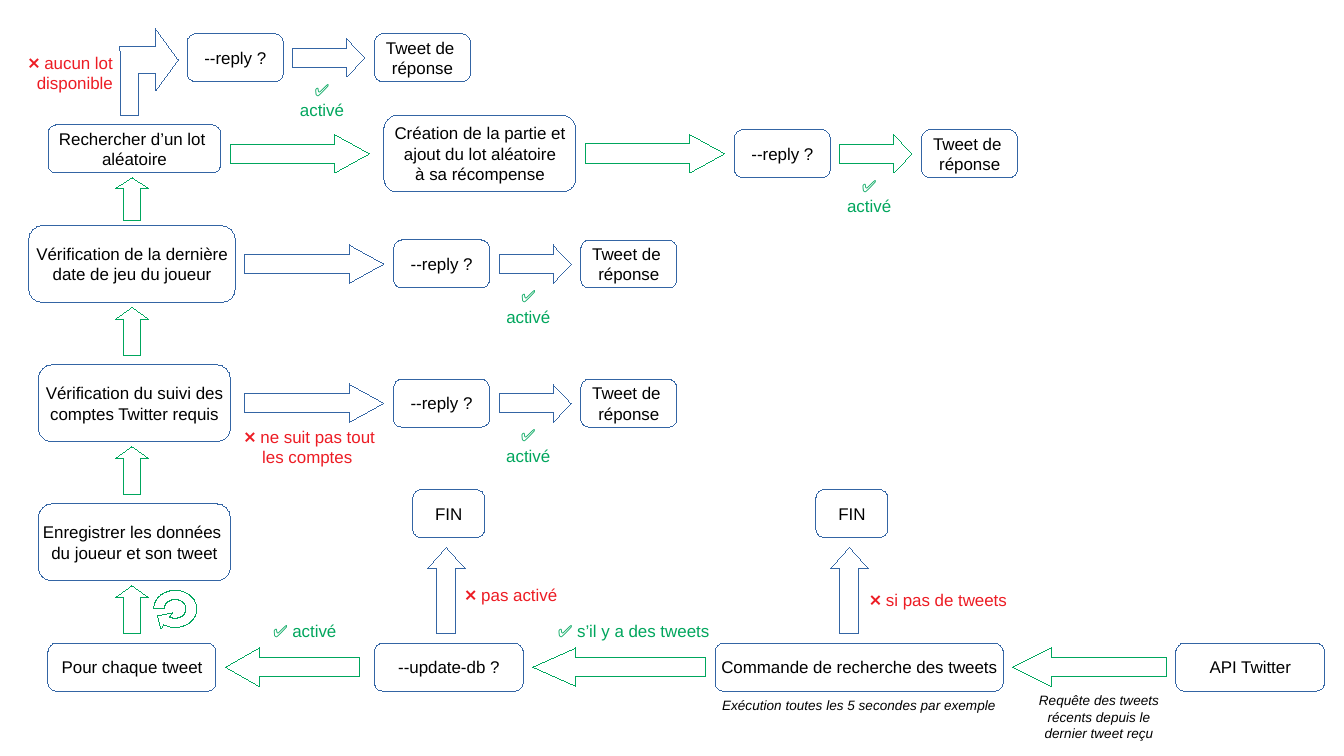
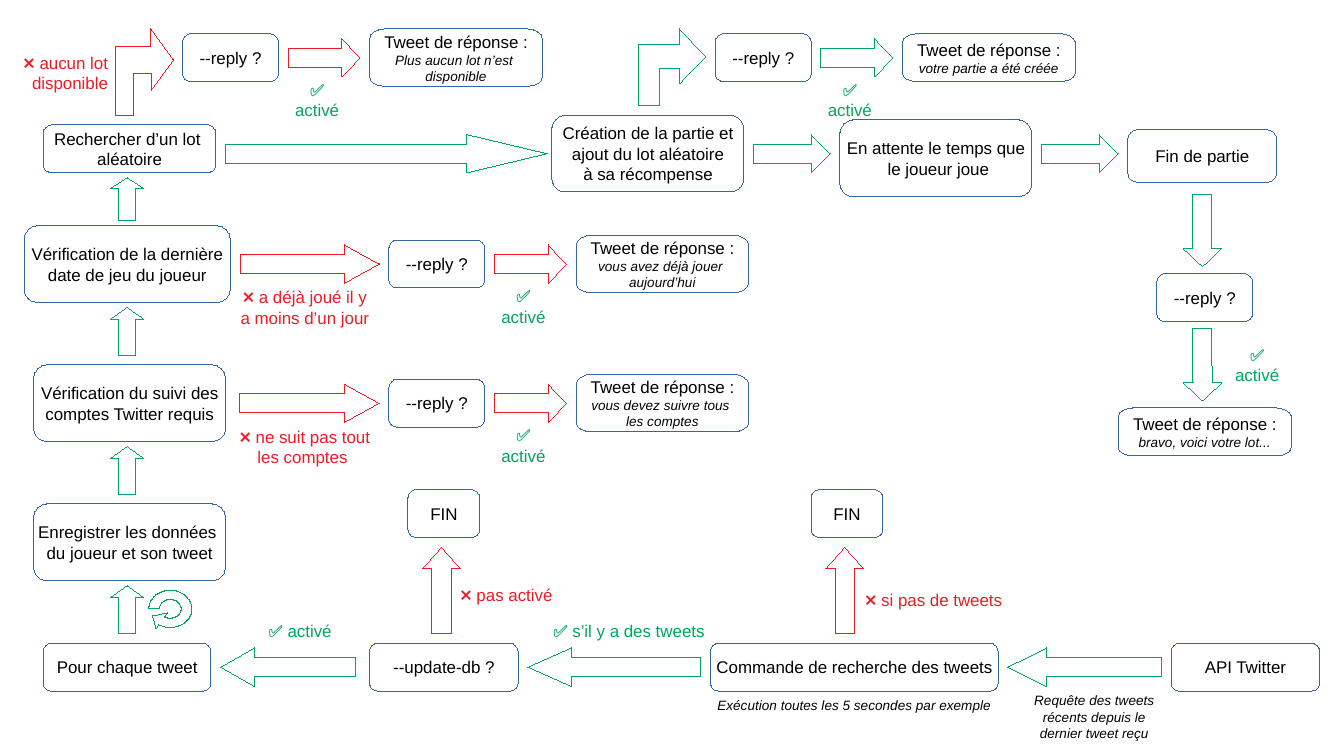
Before and after one commit to GuillaumeKESTEMAN/Tilleuls_Rewards, a slide deck: slide 1 of doc/Diagramme_interactions.pptx. Drawn at 1344x756 pixels with LibreOffice and Linux fonts; fonts in the diff are those of the drawing. Boxes give left, top, right and bottom in pixels: in the first picture for what was removed or moved away, otherwise in the second. Text is boxed around its words. In the diff, an @@ line names an element or a change of style, - is before the commit and + after.

Commit message:
Update interactions chart

```diff
--- a/doc/Diagramme_interactions.pptx
+++ b/doc/Diagramme_interactions.pptx
@@ freeform shape at <box>116,29,175,116</box>: outline #3465A4 0.75 pt to #ED1C24 0.75 pt; outline redrawn @@
@@ freeform shape "Tweet de réponse :": place and size @@
-freeform shape "Tweet de réponse :" at <box>374,34,471,82</box>
+freeform shape "Tweet de réponse :" at <box>370,29,543,87</box>
@@ freeform shape at <box>639,29,706,106</box>: rotation 0 to 179 degrees; outline redrawn @@
@@ text in freeform shape at <box>384,35,518,84</box>: text changed; size 10 to 8 pt; italic on @@
-Tweet de
-réponse
+Tweet de réponse :
+Plus aucun lot n’est
+disponible
@@ freeform shape "Tweet de réponse :": place and size @@
-freeform shape "Tweet de réponse :" at <box>922,129,1018,177</box>
+freeform shape "Tweet de réponse :" at <box>903,34,1076,82</box>
@@ freeform shape "--reply ?": place and size @@
-freeform shape "--reply ?" at <box>734,129,831,177</box>
+freeform shape "--reply ?" at <box>716,34,812,82</box>
@@ freeform shape added at <box>821,39,893,77</box>, outline #00A65D 0.75 pt @@
@@ text in freeform shape at <box>591,63,1058,258</box>: text changed; size 10 to 8 pt; italic on @@
-Tweet de
-réponse
+Tweet de réponse :
+votre partie a été créée
@@ text "✅ activé" rewrapped from <box>847,199,891,212</box> to <box>828,103,872,120</box> @@
@@ freeform shape "Création de la partie et": place and size @@
-freeform shape "Création de la partie et" at <box>384,115,576,191</box>
+freeform shape "Création de la partie et" at <box>552,115,744,191</box>
@@ freeform shape: place and size @@
-freeform shape at <box>231,134,370,172</box>
+freeform shape at <box>226,134,548,172</box>
@@ freeform shape: place and size @@
-freeform shape at <box>840,134,912,172</box>
+freeform shape at <box>754,134,831,172</box>
@@ freeform shape added at <box>840,120,1032,196</box>, outline #3465A4 0.75 pt, 10 pt, text #000000 @@
+En attente le temps que
+le joueur joue
@@ freeform shape added at <box>1042,134,1118,172</box>, outline #00A65D 0.75 pt @@
@@ freeform shape added at <box>1128,129,1277,182</box>, outline #3465A4 0.75 pt, 10 pt, text #000000 @@
+Fin de partie
@@ freeform shape added at <box>1184,194,1222,266</box>, outline #00A65D 0.75 pt @@
@@ freeform shape "Tweet de réponse :": place and size @@
-freeform shape "Tweet de réponse :" at <box>581,240,677,288</box>
+freeform shape "Tweet de réponse :" at <box>577,235,750,293</box>
@@ text in freeform shape at <box>120,247,722,290</box>: text changed; size 10 to 8 pt; italic on @@
-Tweet de
-réponse
+Tweet de réponse :
+vous avez déjà jouer
+aujourd’hui
@@ 26 freeform shapes, 11 texts: place and size @@
-26 freeform shapes, 11 texts at <box>29,34,1326,741</box>
+26 freeform shapes, 11 texts at <box>24,34,1321,741</box>
@@ outline #3465A4 0.75 pt to #ED1C24 0.75 pt in 6 elements at <box>495,384,567,422</box>, <box>495,245,567,283</box>, <box>288,39,360,77</box>, <box>826,548,863,634</box>, <box>422,548,460,634</box>, <box>240,245,379,283</box> @@
@@ text added at <box>241,290,369,328</box>, 10 pt, text #ED1C24 @@
+❌ a déjà joué il y a moins d’un jour
@@ freeform shape added at <box>1157,273,1254,321</box>, outline #3465A4 0.75 pt, 10 pt, text #000000 @@
+--reply ?
@@ freeform shape added at <box>1184,329,1222,401</box>, outline #00A65D 0.75 pt @@
@@ freeform shape added at <box>240,384,379,422</box>, outline #ED1C24 0.75 pt @@
@@ freeform shape: place and size @@
-freeform shape at <box>245,384,384,422</box>
+freeform shape at <box>495,384,567,422</box>
@@ freeform shape removed at <box>499,384,571,422</box> @@
@@ freeform shape "Tweet de réponse :": place and size @@
-freeform shape "Tweet de réponse :" at <box>581,379,677,427</box>
+freeform shape "Tweet de réponse :" at <box>577,374,750,432</box>
@@ text added at <box>1235,368,1279,381</box>, 10 pt, text #00A65D @@
+✅ activé
@@ text in freeform shape at <box>591,400,730,429</box>: text changed; size 10 to 8 pt; italic on @@
-Tweet de
-réponse
+Tweet de réponse :
+vous devez suivre tous
+les comptes
@@ freeform shape added at <box>1118,409,1292,456</box>, outline #3465A4 0.75 pt, 8 pt, text #000000, italic @@
+Tweet de réponse :
+bravo, voici votre lot...
```
